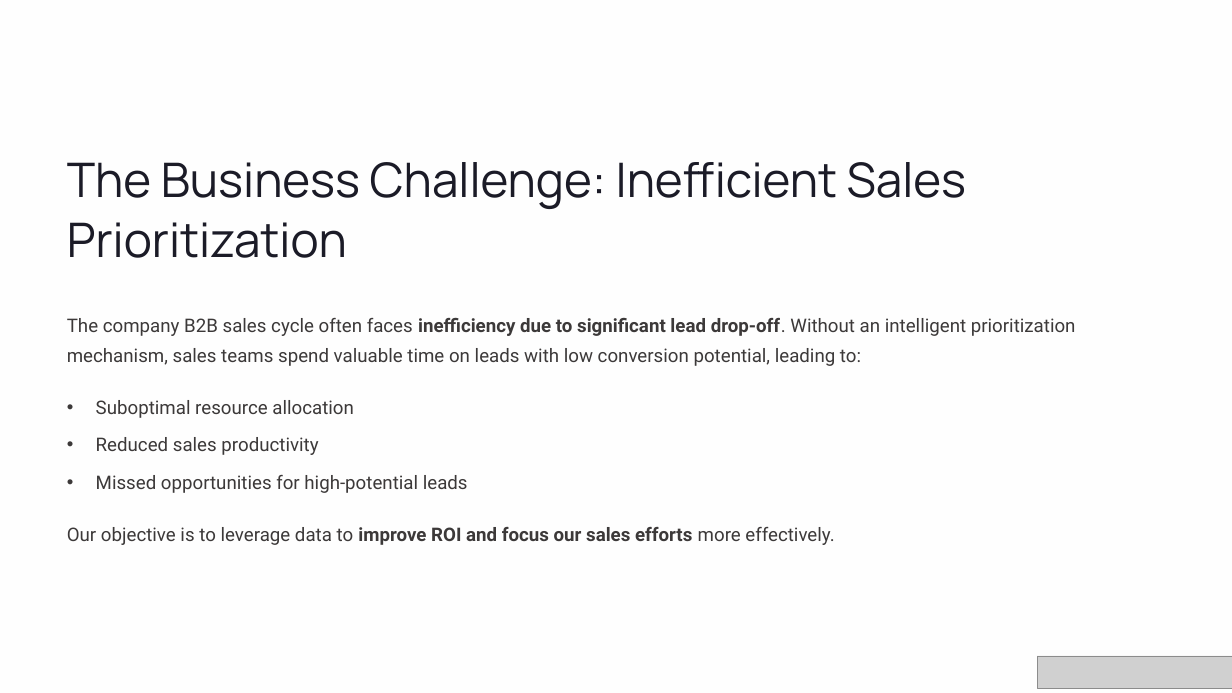
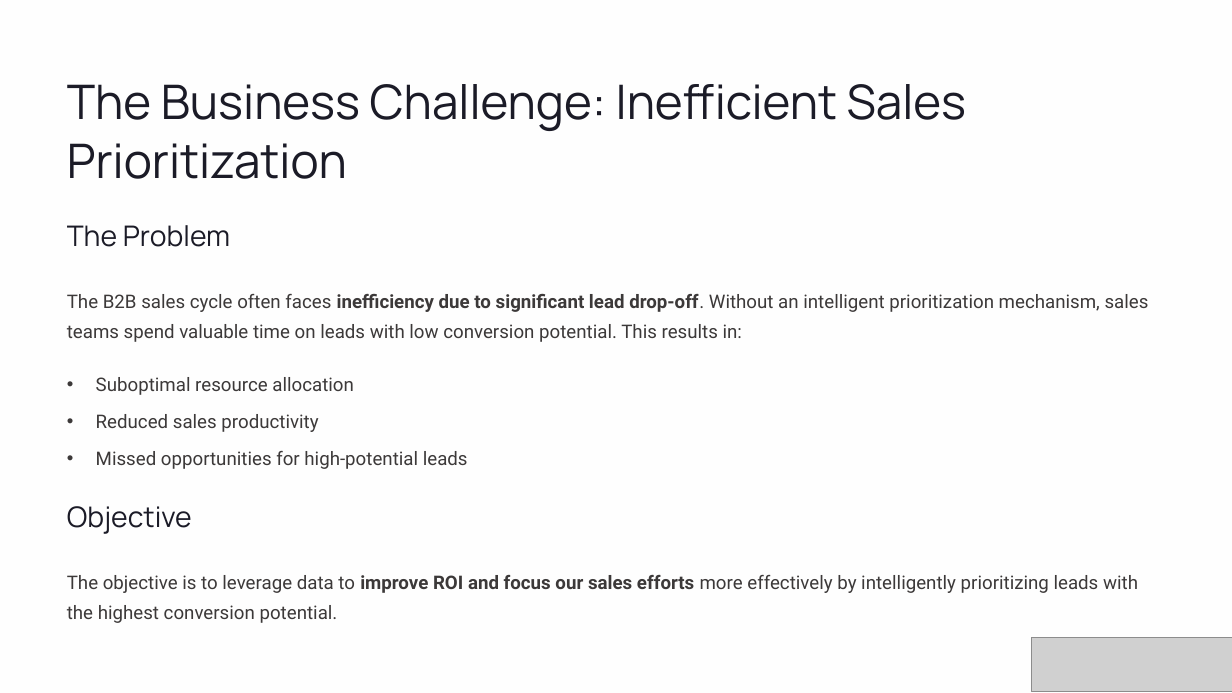
Before and after one commit to Rithwik-Minfy/Lead-Conversion-Classfication-Capstone, a slide deck: slide 3 of Capstone Presentation.pptx (slide 2 before the commit). Drawn at 1232x693 pixels with LibreOffice and Linux fonts; fonts in the diff are those of the drawing; grey boxes stand for pictures; background and template pictures are left out. Boxes give left, top, right and bottom in pixels: in the first picture for what was removed or moved away, otherwise in the second. Text is boxed around its words. In the diff, an @@ line names an element or a change of style, - is before the commit and + after.

```diff
--- a/Capstone Presentation.pptx
+++ b/Capstone Presentation.pptx
@@ text "The Business Challenge: Inefficient Sales ...": place and size @@
-text "The Business Challenge: Inefficient Sales ..." at <box>67,162,967,258</box>
+text "The Business Challenge: Inefficient Sales ..." at <box>67,84,967,179</box>
@@ text added at <box>67,225,230,247</box>, 26.5 pt, text #1B1B27 @@
+The Problem
@@ text at <box>67,294,1149,342</box>: text changed @@
-The company B2B sales cycle often faces inefficiency due to significant lead drop-off. Without an intelligent prioritization mechanism, sales teams spend valuable time on leads with low conversion potential, leading to:
+The B2B sales cycle often faces inefficiency due to significant lead drop-off. Without an intelligent prioritization mechanism, sales teams spend valuable time on leads with low conversion potential. This results in:
@@ 3 texts: place and size @@
-3 texts at <box>96,400,468,493</box>
+3 texts at <box>96,377,468,469</box>
@@ text added at <box>67,506,192,534</box>, 26.5 pt, text #1B1B27 @@
+Objective
@@ text at <box>67,575,1138,623</box>: text changed @@
-Our objective is to leverage data to improve ROI and focus our sales efforts more effectively.
+The objective is to leverage data to improve ROI and focus our sales efforts more effectively by intelligently prioritizing leads with the highest conversion potential.
@@ picture: place and size @@
-picture at <box>1037,656,1232,688</box>
+picture at <box>1032,638,1232,691</box>
```
Also in this commit, not shown: 5 other slides changed, 2 slides added, 1 slide removed, 5 other files.
